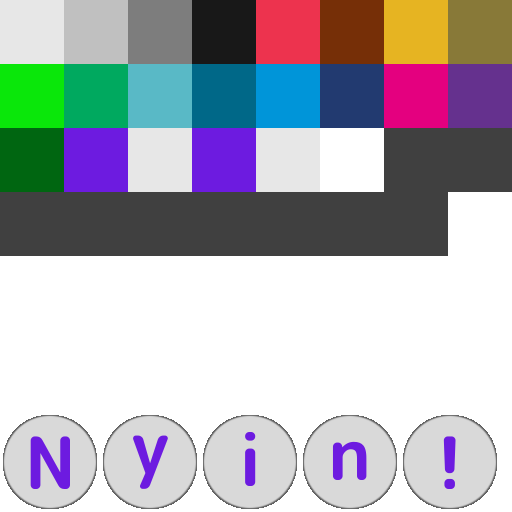
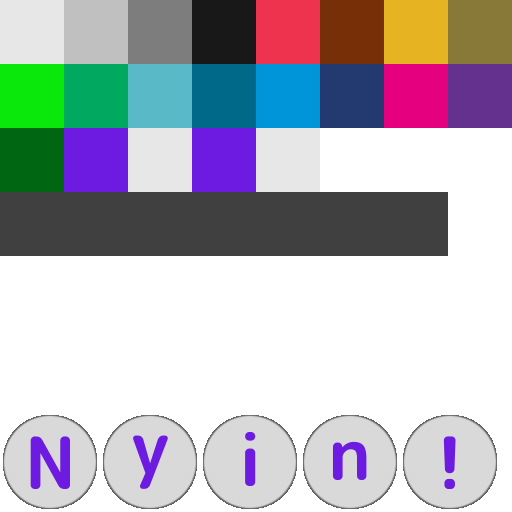
Two versions of the same layered image (512px x 512px). Layer-by-layer changes:
painted on "main-uv" over [384, 128, 512, 192]
